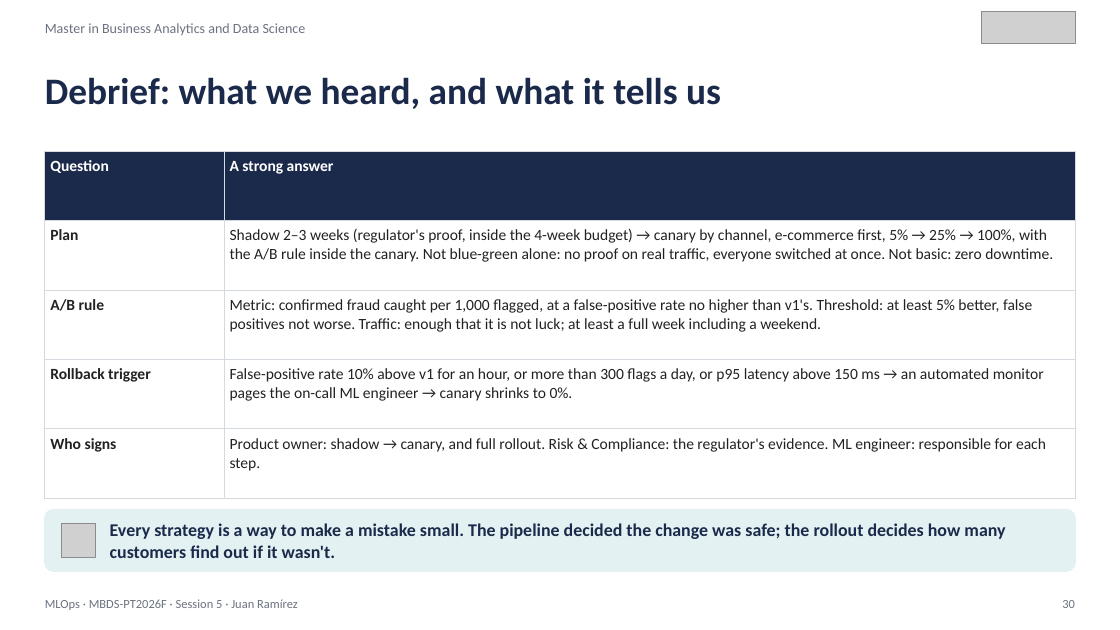
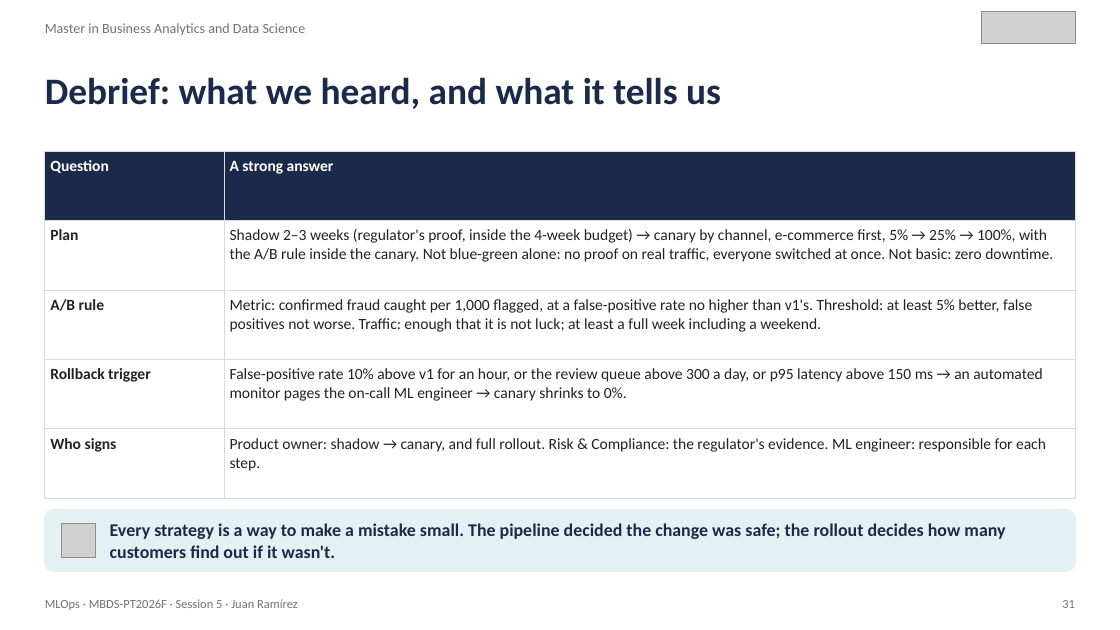
Before and after one commit to juanmaramirezgarcia/mlops-2026-27, a slide deck: slide 31 of 2026-27/S05/MLOps_S05_CICD_Deployment_Strategies.pptx (slide 30 before the commit). Drawn at 1120x630 pixels with LibreOffice and Linux fonts; fonts in the diff are those of the drawing; grey boxes stand for pictures. Boxes give left, top, right and bottom in pixels: in the first picture for what was removed or moved away, otherwise in the second. Text is boxed around its words. In the diff, an @@ line names an element or a change of style, - is before the commit and + after.

```diff
--- a/2026-27/S05/MLOps_S05_CICD_Deployment_Strategies.pptx
+++ b/2026-27/S05/MLOps_S05_CICD_Deployment_Strategies.pptx
@@ table at (45,151,1075,475) @@
-row 4, column 2: False-positive rate 10% above v1 for an hour, or more than 300 flags a day, or p95 latency above 150 ms → an automated monitor pages the on-call ML engineer → canary shrinks to 0%.
+row 4, column 2: False-positive rate 10% above v1 for an hour, or the review queue above 300 a day, or p95 latency above 150 ms → an automated monitor pages the on-call ML engineer → canary shrinks to 0%.
@@ text at (1062,600,1075,608): text changed @@
-30
+31
```
Also in this commit, not shown: 26 other slides changed, 1 slide added, 32 other files.
